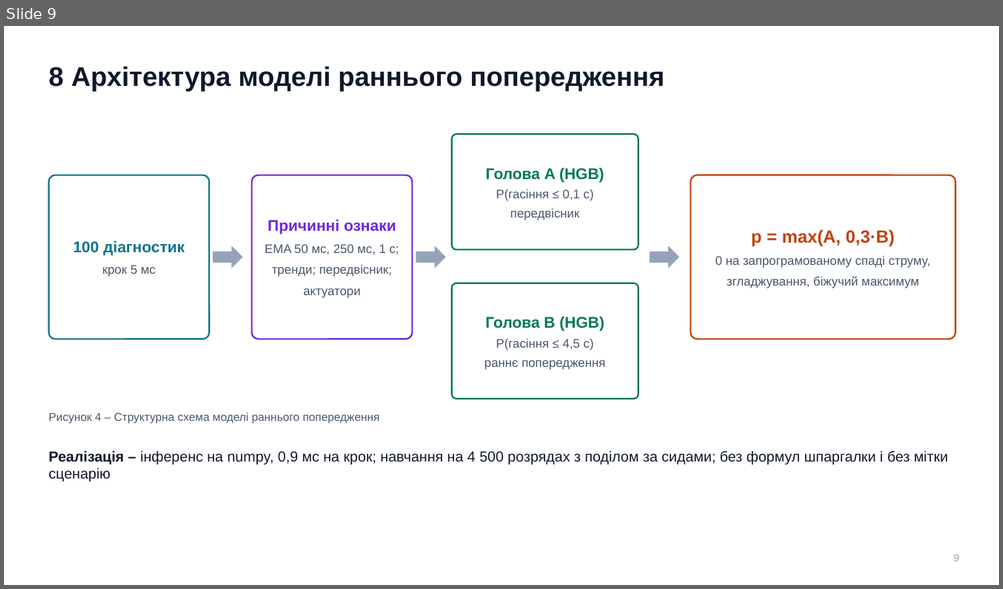
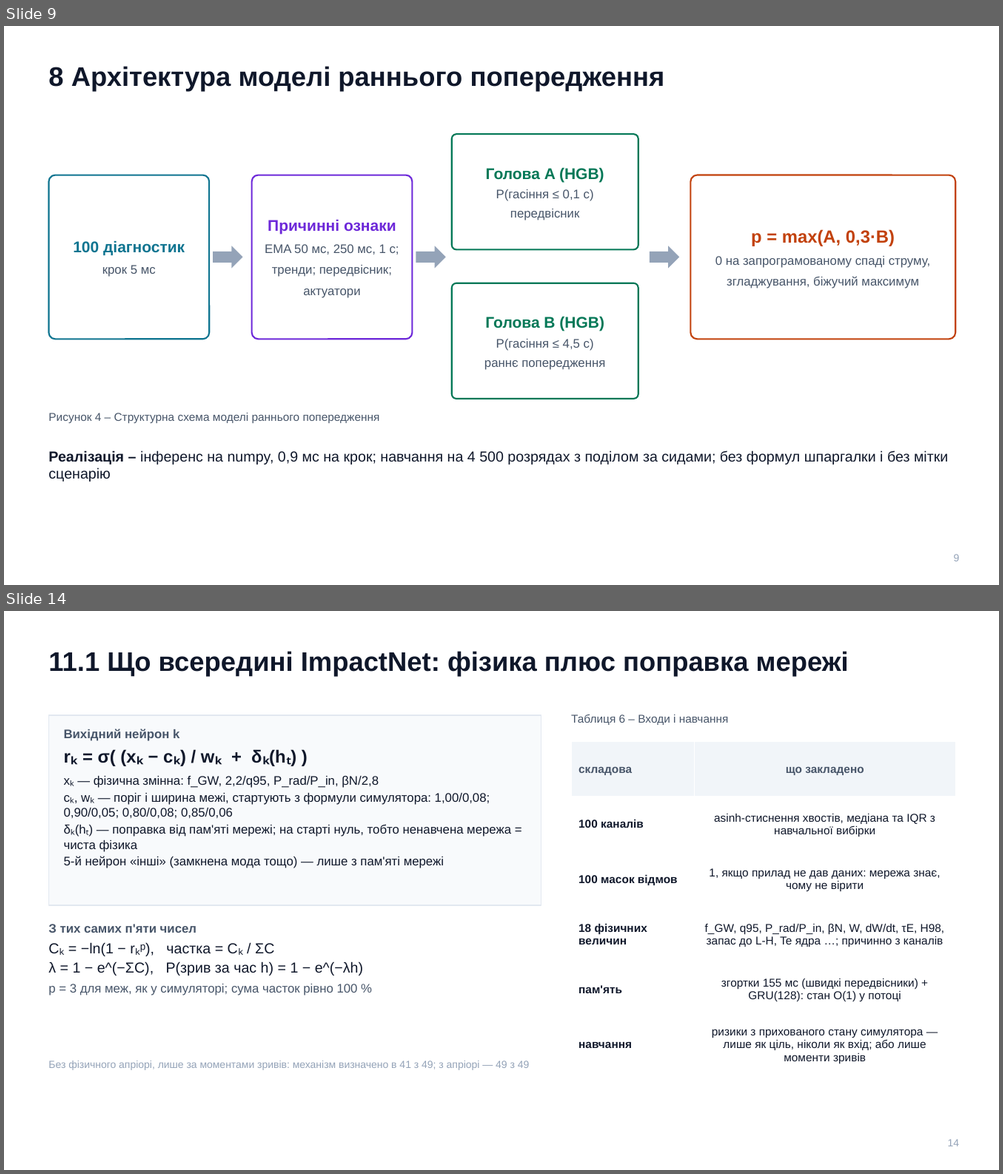
Before and after one commit to llllenah/plasma-disruption-prediction, a slide deck: docs/presentation.pptx. Shown one above the other, each under a label of ours: slide 9 before the commit, slides 9 and 14 after it; the slides between them are not shown. The pictures are 1003x589 and 1003x1174 pixels, drawn with LibreOffice and Linux fonts; fonts in the diff are those of the drawing. Boxes give left, top, right and bottom in pixels: in the first picture for what was removed or moved away, otherwise in the second. Text is boxed around its words. In the diff, an @@ line names an element or a change of style, - is before the commit and + after.

Commit message:
Deck: what is inside both models; fusion-sim attribution moment fix
New sections 8.1 (61 causal features of the alarm model) and 11.1 (ImpactNet
output neuron = simulator risk form + learned correction). fusion-sim took the
cause at the model's max lambda over the whole shot, which falls on the network
warm-up at t = 5 ms; restricting to steps with plasma gives 45 / 49 instead of
34 / 49 from the same online outputs (kink 15 / 16 instead of 4 / 16).

```diff
--- a/docs/presentation.pptx
+++ b/docs/presentation.pptx
@@ slide 14 added at (4,611,999,1170), background #FFFFFF @@
@@ text added at (48,651,848,677), 26 pt, text #0F172A, bold @@
+11.1 Що всередині ImpactNet: фізика плюс поправка мережі
@@ rectangle added at (48,715,541,906), fill #F8FAFC, outline #E2E8F0 1 pt @@
@@ text added at (571,715,728,725), 11 pt, text #475569 @@
+Таблиця 6 – Входи і навчання
@@ text added at (64,729,511,869), 12 pt, text #0F172A @@
+Вихідний нейрон k
+rₖ = σ( (xₖ − cₖ) / wₖ + δₖ(hₜ) )
+xₖ — фізична змінна: f_GW, 2,2/q95, P_rad/P_in, βN/2,8
+cₖ, wₖ — поріг і ширина межі, стартують з формули симулятора: 1,00/0,08; 0,90/0,05; 0,80/0,08; 0,85/0,06
+δₖ(hₜ) — поправка від пам'яті мережі; на старті нуль, тобто ненавчена мережа = чиста фізика
+5-й нейрон «інші» (замкнена мода тощо) — лише з пам'яті мережі
@@ table added at (571,741,956,1073), 6 rows, 2 columns @@
+складова | що закладено
+100 каналів | asinh-стиснення хвостів, медіана та IQR з навчальної вибірки
+100 масок відмов | 1, якщо прилад не дав даних: мережа знає, чому не вірити
+18 фізичних величин | f_GW, q95, P_rad/P_in, βN, W, dW/dt, τE, H98, запас до L-H, Te ядра …; причинно з каналів
+пам'ять | згортки 155 мс (швидкі передвісники) + GRU(128): стан O(1) у потоці
+навчання | ризики з прихованого стану симулятора — лише як ціль, ніколи як вхід; або лише моменти зривів
@@ text added at (48,924,363,996), 12 pt, text #475569 @@
+З тих самих п'яти чисел
+Cₖ = −ln(1 − rₖᵖ), частка = Cₖ / ΣC
+λ = 1 − e^(−ΣC), P(зрив за час h) = 1 − e^(−λh)
+p = 3 для меж, як у симуляторі; сума часток рівно 100 %
@@ text added at (48,1061,529,1071), 10 pt, text #94A3B8 @@
+Без фізичного апріорі, лише за моментами зривів: механізм визначено в 41 з 49; з апріорі — 49 з 49
@@ text added at (948,1139,959,1147), 10 pt, text #94A3B8 @@
+14
```
Also in this commit, not shown: 6 slides changed, 2 other slides added, 1 slide removed, 6 other files.
